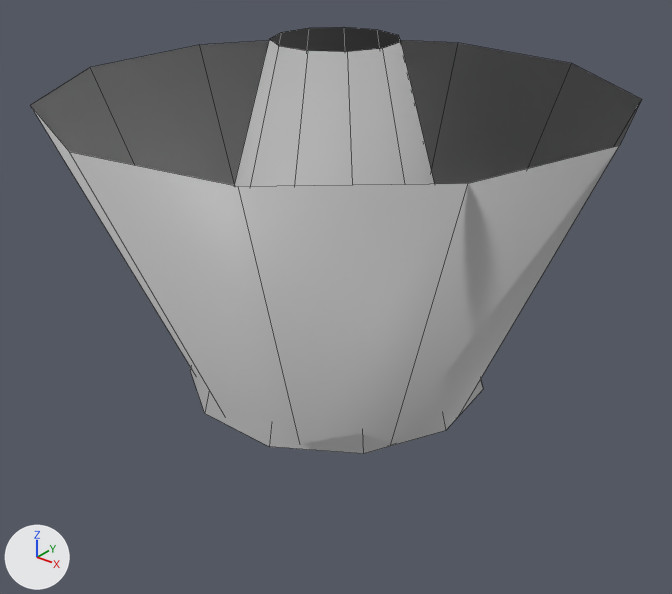
Before and after pictures for a commit that changed the FBX model Assets/StylizedWater2/Models/SW2_ParticleMeshes.fbx.
Camera for both pictures: a camera (50 mm lens) standing at (0.00489, -0.00613, 0.00456) and looking at (0.00019, -0.00026, 0.00092). Every picture has the same lights, and +X, +Y and +Z are marked at lower left. The older version comes first. Mesh edges are drawn as thin lines. Where no turn or scale is listed for an object, it has been applied to the vertices.

The older version as bpy lines, for what is in view:
```python
me_mesh = bpy.data.meshes.new('Mesh')
me_mesh.from_pydata(...)  # 44 vertices, 22 faces; spans x -0.00245..0.00245, y -0.00247..0.00247, z 0.0..0.00313
me_mesh.materials.append(mat_lambert1)  # grey #bcbcbc
ob_watercircle = bpy.data.objects.new('WaterCircle', me_mesh)
ob_watercircle.location = (0.00005, 0.0, 0.0)
```
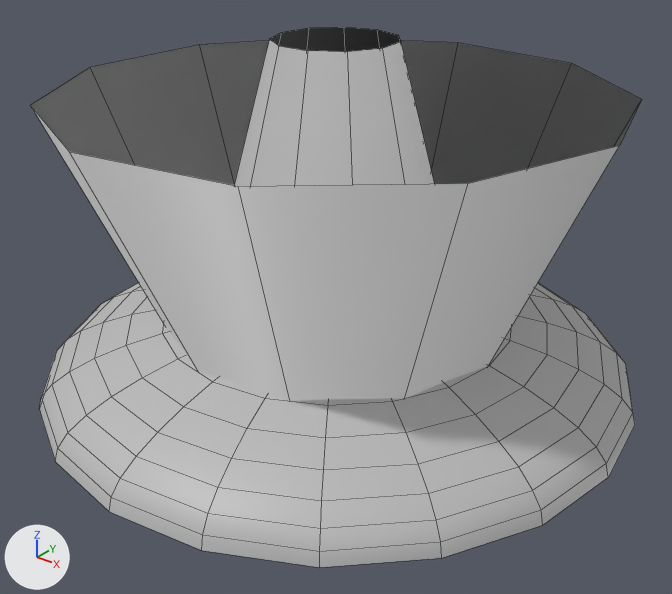
Where the change shows, as pixel boxes [x1, y1, x2, y2] in the pictures (672 x 594 px):
'NormalSource', added: after [39, 283, 635, 567]

Diff of the bpy script that builds the scene:
```diff
--- a/Assets/StylizedWater2/Models/SW2_ParticleMeshes.fbx.py
+++ b/Assets/StylizedWater2/Models/SW2_ParticleMeshes.fbx.py
@@ me_mesh @@
 me_mesh.from_pydata(...)  # 44 vertices, 22 faces; spans x -0.00245..0.00245, y -0.00247..0.00247, z 0.0..0.00313
 # used by ob_watercircle; location = (0.00005, 0.0, 0.0)
+# me_mesh part 1: its shading normals changed
 me_mesh.materials.append(mat_lambert1)
@@ me_mesh_1 @@
+me_mesh_1.from_pydata(...)  # 201 vertices, 200 faces; spans x -0.00278..0.00278, y -0.00278..0.00278, z 0.0..0.00076
+me_mesh_1.materials.append(mat_lambert1)  # grey #bcbcbc
@@ ob_normalsource @@
+ob_normalsource = bpy.data.objects.new('NormalSource', me_mesh_1)
+ob_normalsource.location = (0.0, 0.0, 0.0)
```
